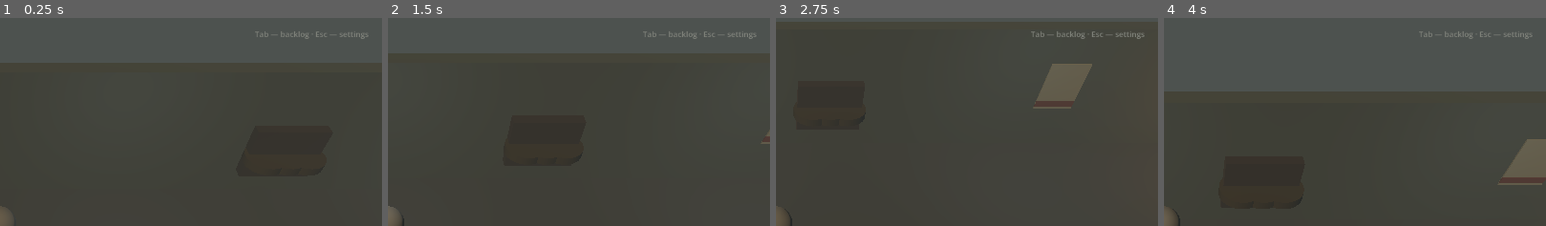
Above: before the commit, frames 1-4 (left to right).
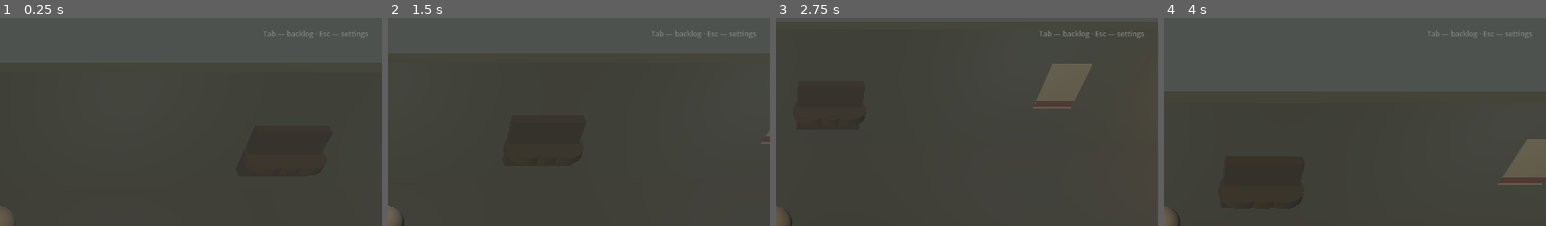
Above: after the commit, the same moments.

Repository: BrainEno/where-is-school
Game: Godot game, scene res://scenes/locations/corridor/corridor.tscn
Two runs of this game, one before a commit and one after it. Both use one fixed random seed, a clock stepped at 60 frames per second and the inputs below. This scene is started directly instead of the project's main scene.
Inputs (mouse positions are % of the whole screen's width and height, from its top left):
- Up to frame 1 (0.25 s): no input
- Up to frame 2 (1.5 s): tap Enter (ui_accept) at 0.5, 0.77 s; move the mouse to (72, 46) at 0.52 s; hold D (move_right) 0.53-1.28 s; hold E (interact) 0.53-1.28 s; click (72, 46) at 0.67 s; move the mouse to (30, 57) at 1.27 s; hold S (move_back) from 1.28 s (still down); tap E (interact) at 1.35 s
- Up to frame 3 (2.75 s): tap Enter (ui_accept) at 1.52 s; move the mouse to (60, 29) at 2.02 s; release S (move_back) at 2.03 s; hold D (move_right) from 2.03 s (still down); hold E (interact) from 2.03 s (still down)
- Up to frame 4 (4 s): move the mouse to (45, 72) at 2.77 s; release D (move_right) at 2.78 s; release E (interact) at 2.78 s; hold W (move_forward) 2.78-3.53 s; tap E (interact) at 2.85 s; click (45, 72) at 2.92 s; tap Enter (ui_accept) at 3.02, 3.77 s; move the mouse to (80, 67) at 3.52 s; hold A (move_left) from 3.53 s (still down); hold E (interact) from 3.53 s (still down)
The pictures show only the part of the screen within x 50-100%, y 0-50%; the shares and areas given below are measured in that part.

The runs differ from the first frame. In frame 1, 0.2% of the frame differs, in the area x 66-97%, y 5-11%; in frame 2, 0.2%; in frame 3, 0.3%; in frame 4, 0.2%.
Error before the commit: Parse Error: Function "_typewriter_cps()" not found in base self. (res://scripts/ui/dialogue_box.gd:152)

Commit message:
Add missing dialogue_box helpers; add lesson_director _scene_flow helper
_dialogue_box called _typewriter_cps()/_font_scale() without defining them;
lesson_director called _scene_flow() without defining it. Both were compile
errors seen by the engine (dialogue_box via game_ui dependency).

Co-authored-by: arena-agent <297053741+arena-agent@users.noreply.github.com>

Diff:
--- a/scripts/ui/dialogue_box.gd
+++ b/scripts/ui/dialogue_box.gd
@@ -145,6 +145,23 @@
 	_portrait_label.add_theme_font_size_override("font_size", int(round(BASE_SIZES["portrait"] * factor)))
 	_advance_hint.add_theme_font_size_override("font_size", int(round(BASE_SIZES["hint"] * factor)))
 	_backlog_text.add_theme_font_size_override("font_size", int(round(BASE_SIZES["backlog"] * factor)))
+
+
+func _settings() -> Node:
+	if not is_inside_tree():
+		return null
+	var root := get_tree().get_root()
+	return root.get_node_or_null("Settings") if root else null
+
+
+func _typewriter_cps() -> float:
+	var settings: Node = _settings()
+	return float(settings.typewriter_cps()) if settings != null else 45.0
+
+
+func _font_scale() -> float:
+	var settings: Node = _settings()
+	return float(settings.font_scale()) if settings != null else 1.0
 
 
 func _process(delta: float) -> void:
--- a/scripts/world/lesson_director.gd
+++ b/scripts/world/lesson_director.gd
@@ -195,6 +195,11 @@
 	return root.get_node_or_null("GameState") if root else null
 
 
+func _scene_flow() -> Node:
+	var root := get_tree().get_root()
+	return root.get_node_or_null("SceneFlow") if root else null
+
+
 func _set_objective(text: String) -> void:
 	var ui := _ui()
 	if ui != null and ui.has_method("set_objective"):
